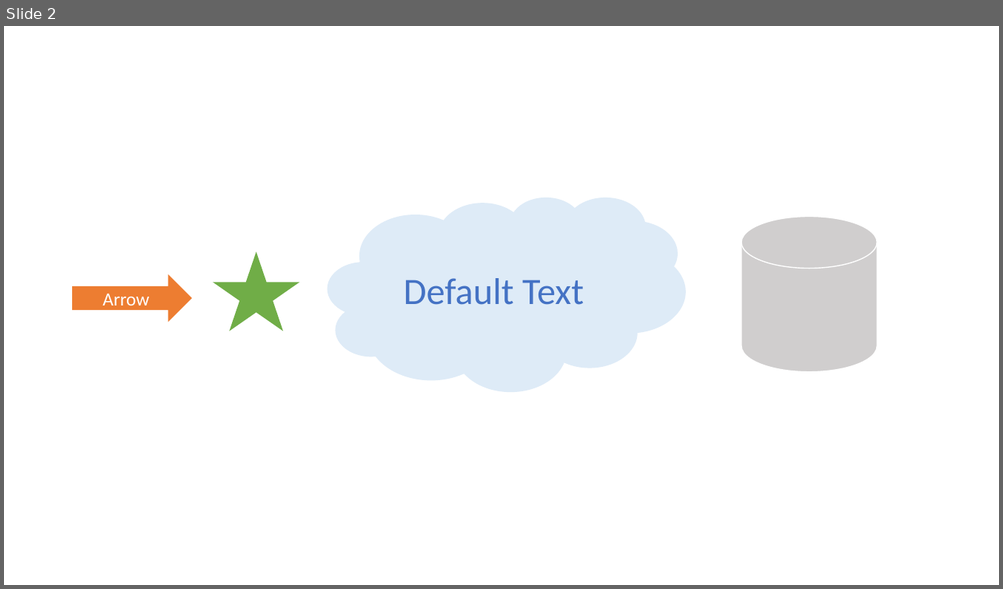
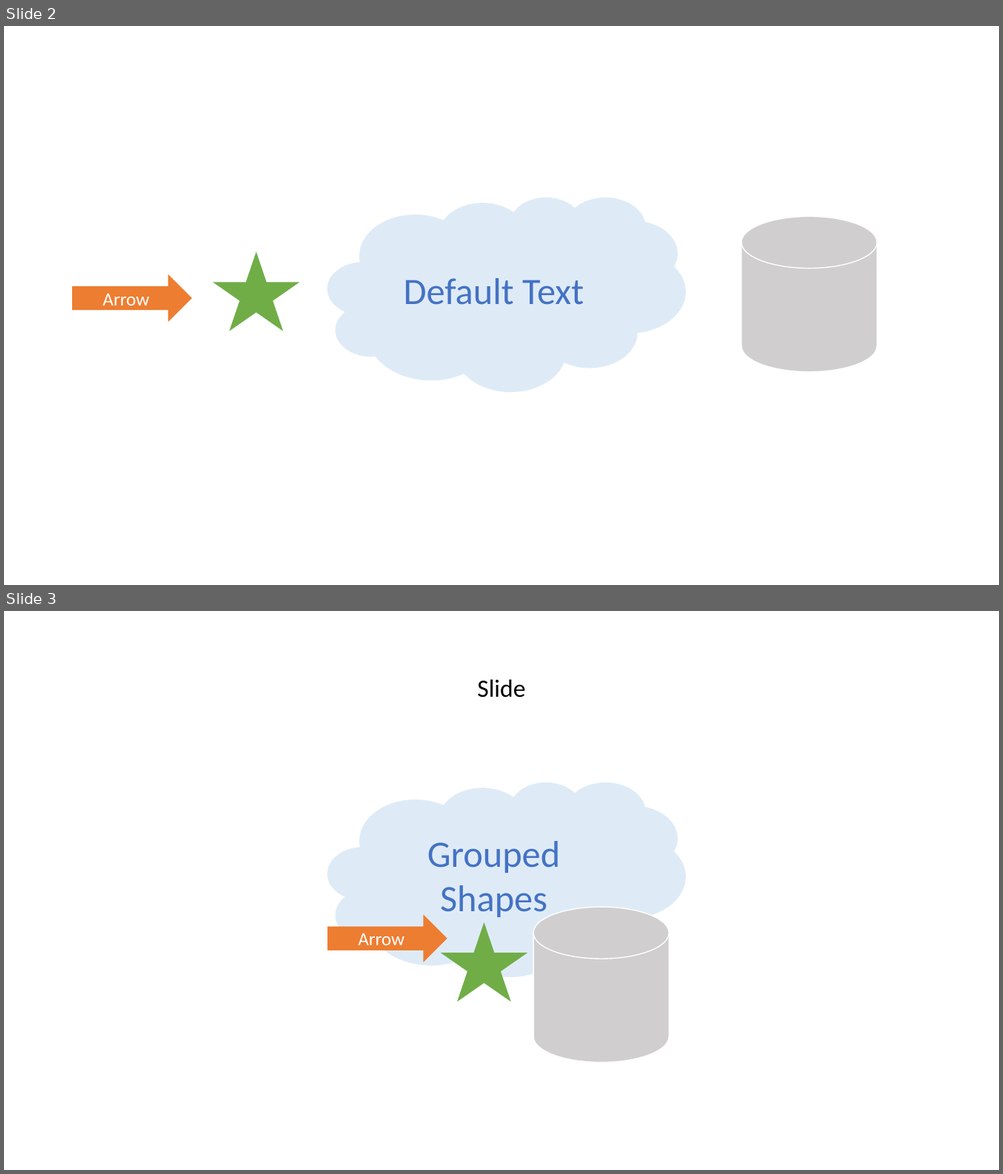
Before and after one commit to singerla/pptx-automizer, a slide deck: __tests__/pptx-templates/SlideWithShapes.pptx. Shown one above the other, each under a label of ours: slide 2 before the commit, slides 2 and 3 after it. The pictures are 1003x589 and 1003x1174 pixels, drawn with LibreOffice and Linux fonts; fonts in the diff are those of the drawing. Boxes give left, top, right and bottom in pixels: in the first picture for what was removed or moved away, otherwise in the second. Text is boxed around its words. In the diff, an @@ line names an element or a change of style, - is before the commit and + after.

Commit message:
chore(slide): add getGroupInfo to ElementInfo to show if a shape is grouped or not

```diff
--- a/__tests__/pptx-templates/SlideWithShapes.pptx
+++ b/__tests__/pptx-templates/SlideWithShapes.pptx
@@ slide 3 added at box(4, 611, 999, 1170), background #FFFFFF @@
@@ subtitle added at box(477, 679, 525, 698), 24 pt, text #000000 @@
+Slide
@@ group added at box(328, 782, 686, 1063): 1 cloud, 1 right arrow, 1 star, 1 cylinder @@
+Grouped Shapes
+Arrow
```
Also in this commit, not shown: 4 other files.
